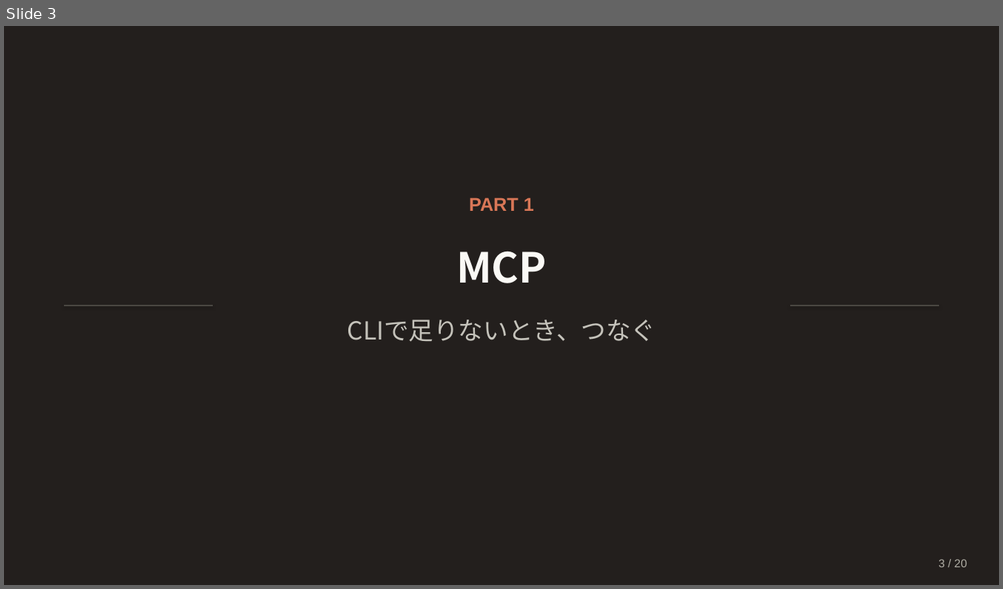
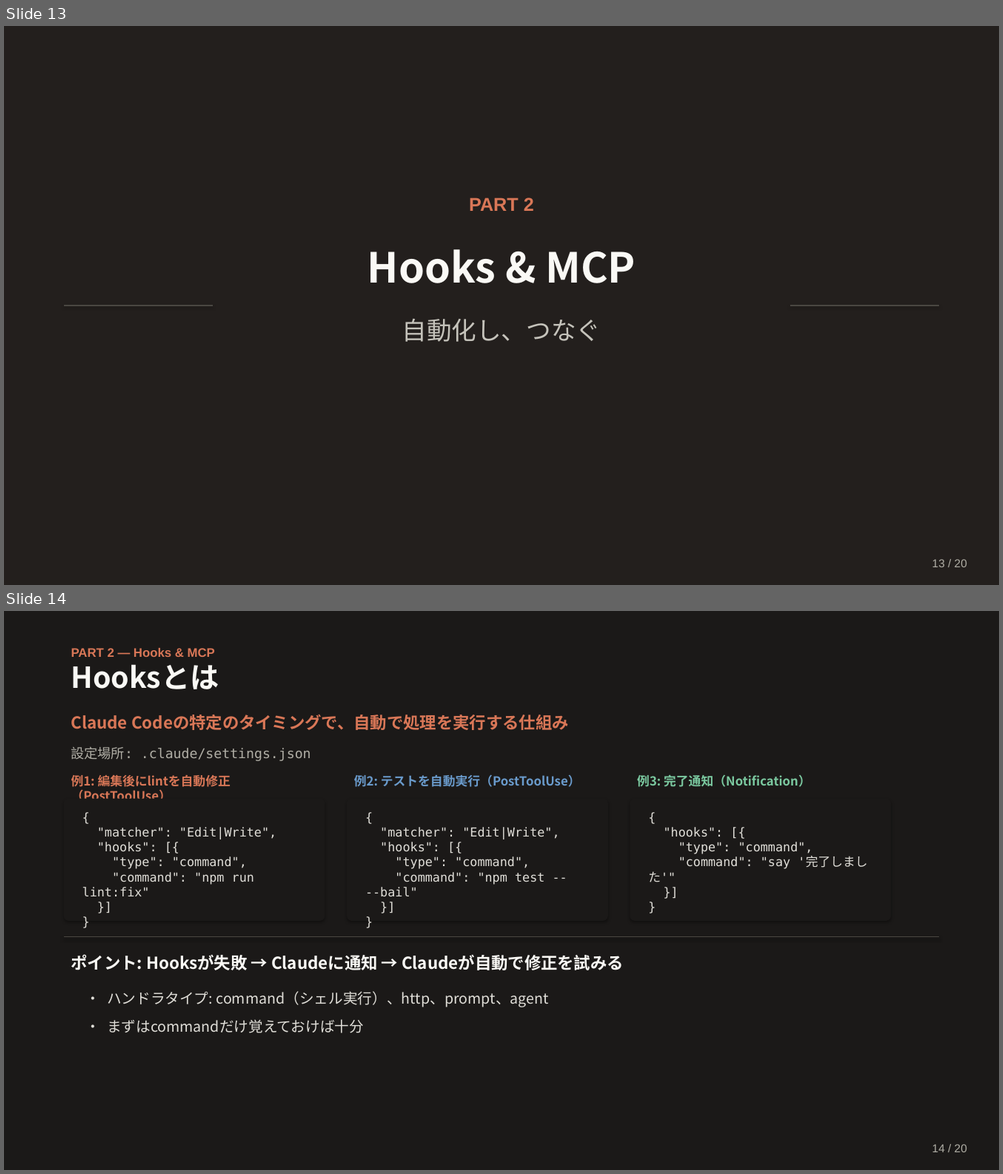
Before and after one commit to Ischca/zenn, a slide deck: slides/Claude_session3.pptx. Shown one above the other, each under a label of ours: slide 3 before the commit, slides 13 and 14 after it. The pictures are 1003x589 and 1003x1174 pixels, drawn with LibreOffice and Linux fonts; fonts in the diff are those of the drawing. Boxes give left, top, right and bottom in pixels: in the first picture for what was removed or moved away, otherwise in the second. Text is boxed around its words. In the diff, an @@ line names an element or a change of style, - is before the commit and + after.

```diff
--- a/slides/Claude_session3.pptx
+++ b/slides/Claude_session3.pptx
@@ slide 14 added at (4,611,999,1170), background #1B1918 @@
@@ text added at (71,648,215,657), 12 pt, text #D97757, bold @@
+PART 2 — Hooks & MCP
@@ text added at (71,664,219,689), 28 pt, text #FAF9F5, bold @@
+Hooksとは
@@ text added at (71,715,569,730), 16 pt, text #D97757, bold @@
+Claude Codeの特定のタイミングで、自動で処理を実行する仕組み
@@ text added at (71,747,311,761), 13 pt, text #B0AEA5 @@
+設定場所: .claude/settings.json
@@ text added at (71,775,230,799), 12 pt, text #D97757, bold @@
+例1: 編集後にlintを自動修正（PostToolUse）
@@ text added at (354,775,580,787), 12 pt, text #6A9BCC, bold @@
+例2: テストを自動実行（PostToolUse）
@@ text added at (637,775,811,787), 12 pt, text #7BC9A0, bold @@
+例3: 完了通知（Notification）
@@ rounded rectangle added at (64,799,325,921), fill #1B1918 @@
@@ rounded rectangle added at (347,799,608,921), fill #1B1918 @@
@@ rounded rectangle added at (630,799,891,921), fill #1B1918 @@
@@ text added at (82,827,276,897), 12 pt, text #E0DED8 @@
+{
+"matcher": "Edit|Write",
+"hooks": [{
+"type": "command",
+"command": "npm run lint:fix"
+}]
+}
@@ text added at (365,827,559,897), 12 pt, text #E0DED8 @@
+{
+"matcher": "Edit|Write",
+"hooks": [{
+"type": "command",
+"command": "npm test -- --bail"
+}]
+}
@@ text added at (648,827,867,883), 12 pt, text #E0DED8 @@
+{
+"hooks": [{
+"type": "command",
+"command": "say '完了しました'"
+}]
+}
@@ line added from (64, 937) to (939, 937), #4A4742 0.75 pt @@
@@ text added at (71,954,623,971), 16 pt, text #FAF9F5, bold @@
+ポイント: Hooksが失敗 → Claudeに通知 → Claudeが自動で修正を試みる
@@ text added at (107,991,549,1008), 14 pt, text #E0DED8 @@
+• ハンドラタイプ: command（シェル実行）、http、prompt、agent
@@ text added at (107,1019,364,1034), 14 pt, text #E0DED8 @@
+• まずはcommandだけ覚えておけば十分
@@ text added at (932,1145,967,1153), 11 pt, text #B0AEA5 @@
+14 / 20
@@ what was slide 3 is now slide 13 @@
@@ slide 13 changed as well @@
@@ text at (469,198,534,211): text changed @@
-PART 1
+PART 2
@@ text at (367,249,635,284): text changed @@
-MCP
+Hooks & MCP
@@ text at (402,319,601,342): text changed @@
-CLIで足りないとき、つなぐ
+自動化し、つなぐ
@@ text at (932,560,967,568): text changed @@
-3 / 20
+13 / 20
```
Also in this commit, not shown: 11 other slides changed, 7 other slides added, 8 slides removed, 1 other file.
